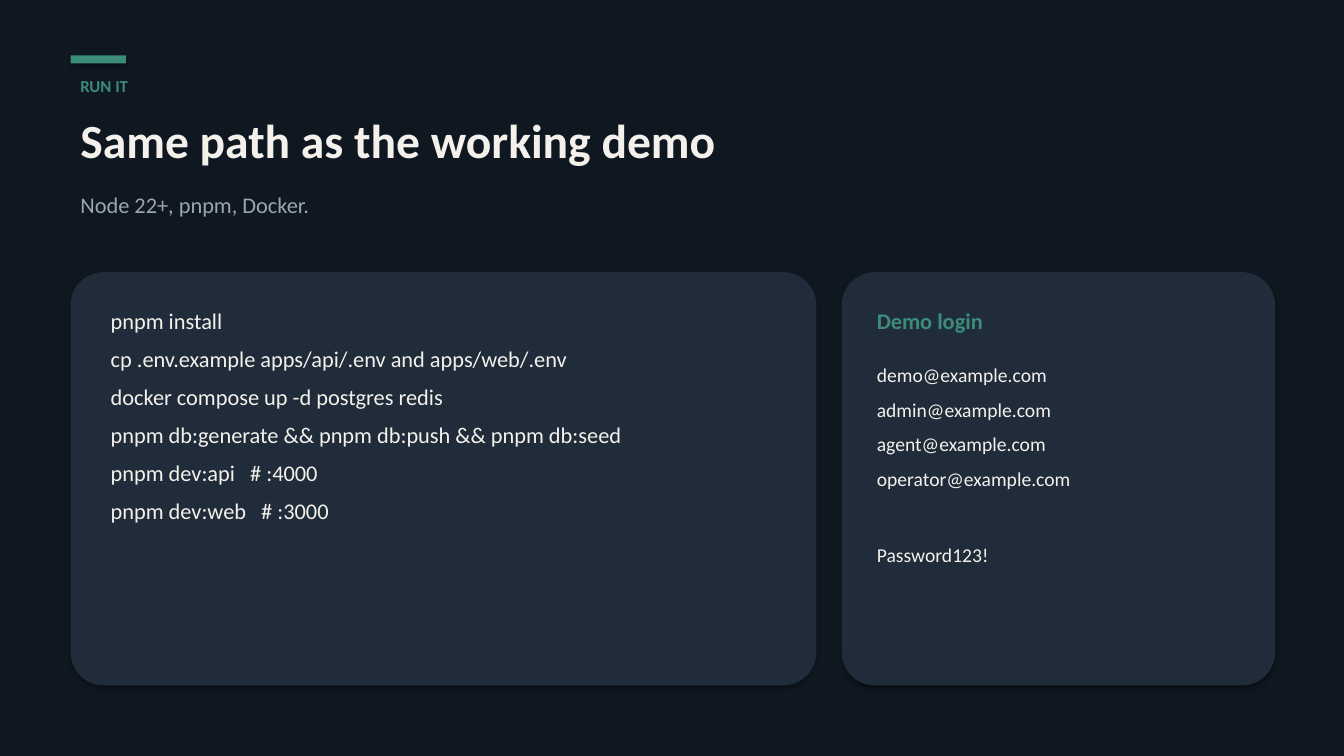
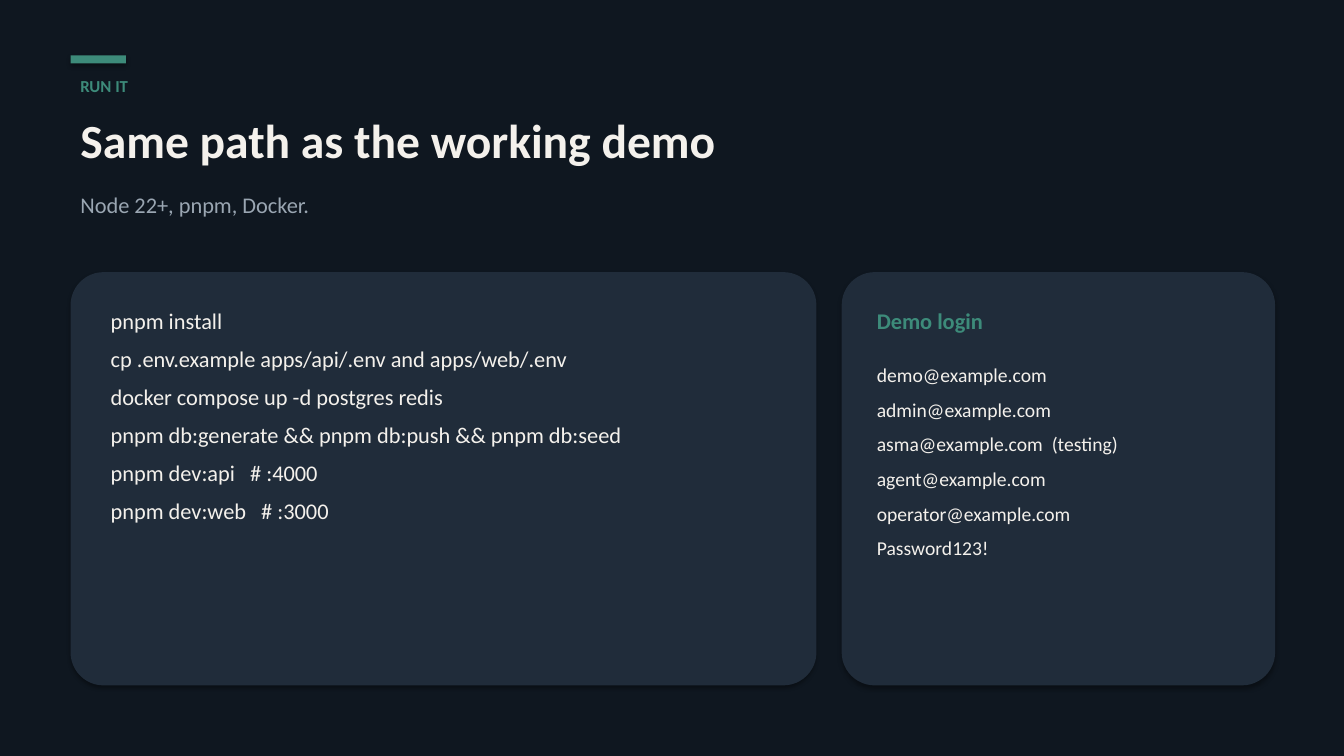
Before and after one commit to R2W1cs/ai_sales_manager, a slide deck: slide 13 of presentation/AI-Sales-Manager.pptx. Drawn at 1344x756 pixels with LibreOffice and Linux fonts; fonts in the diff are those of the drawing. Boxes give left, top, right and bottom in pixels: in the first picture for what was removed or moved away, otherwise in the second. Text is boxed around its words. In the diff, an @@ line names an element or a change of style, - is before the commit and + after.

```diff
--- a/presentation/AI-Sales-Manager.pptx
+++ b/presentation/AI-Sales-Manager.pptx
@@ text at <box>877,437,1118,455</box>: paragraph added @@
+asma@example.com (testing)
```
Also in this commit, not shown: 2 other slides changed, 15 other files.
